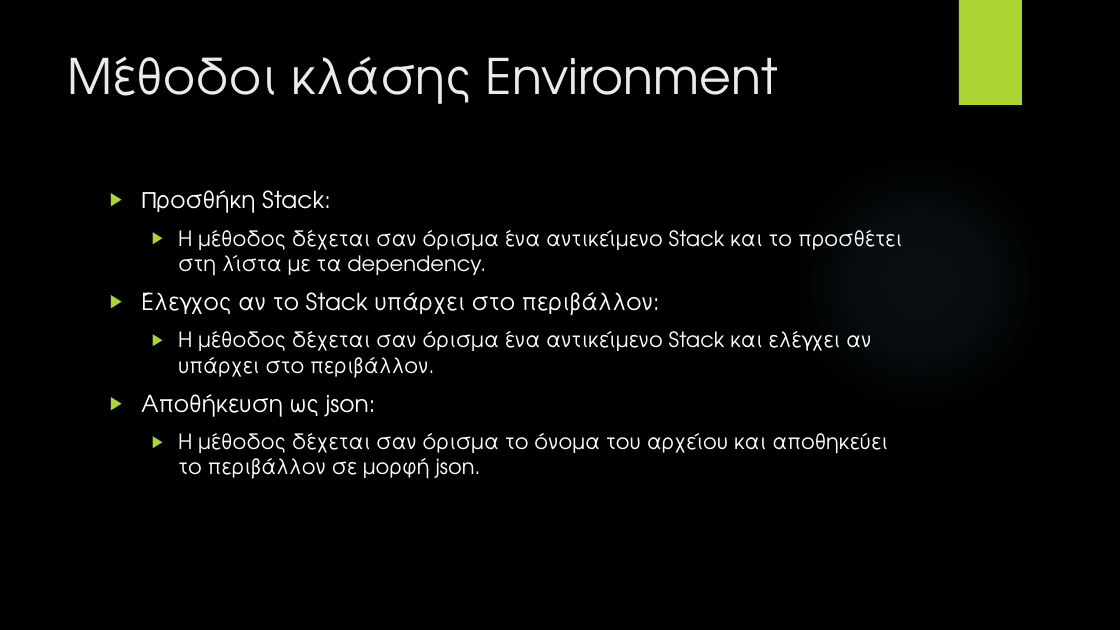
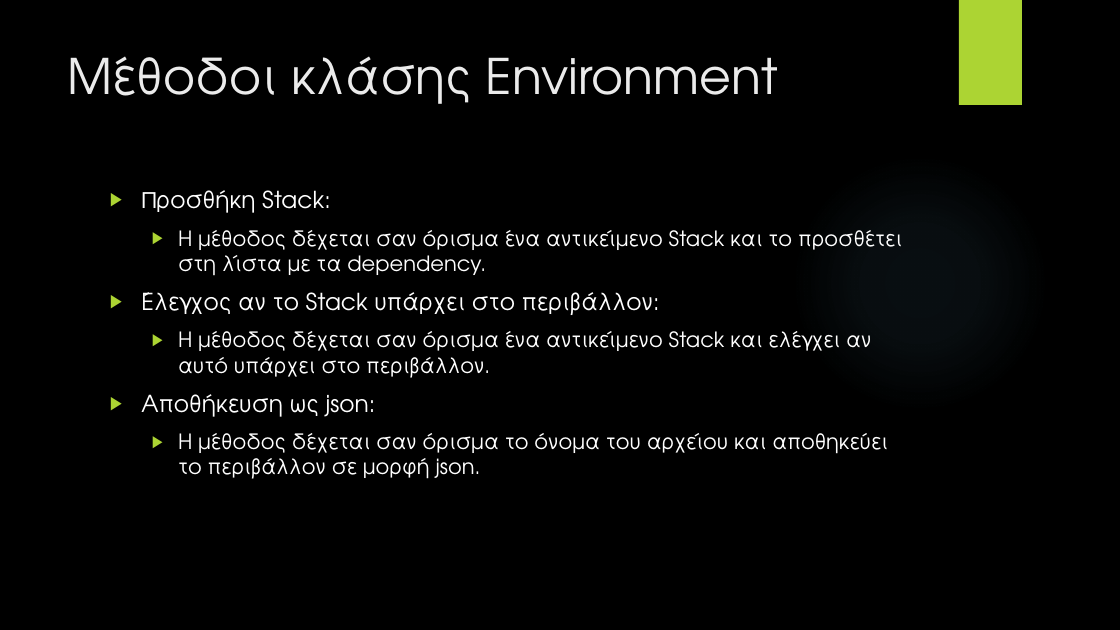
Before and after one commit to Alexander-Gerontas/Computational-Cloud-Conundrum, a slide deck: slide 6 of Presentation.pptx. Drawn at 1120x630 pixels with LibreOffice and Linux fonts; fonts in the diff are those of the drawing; background and template pictures are left out. Boxes give left, top, right and bottom in pixels: in the first picture for what was removed or moved away, otherwise in the second. Text is boxed around its words. In the diff, an @@ line names an element or a change of style, - is before the commit and + after.

```diff
--- a/Presentation.pptx
+++ b/Presentation.pptx
@@ text at <box>178,331,871,378</box>: text changed @@
-  ▶ Η μέθοδος δέχεται σαν όρισμα ένα αντικείμενο Stack και ελέγχει αν υπάρχει στο περιβάλλον.
+  ▶ Η μέθοδος δέχεται σαν όρισμα ένα αντικείμενο Stack και ελέγχει αν αυτό υπάρχει στο περιβάλλον.
```
Also in this commit, not shown: 4 other slides changed, 1 other file.
